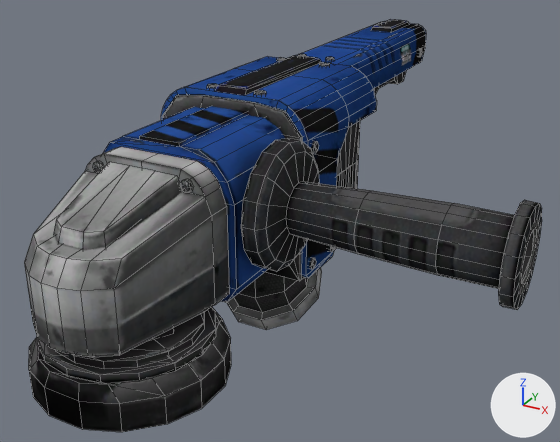
Before and after pictures for a commit that changed the Blender file ConcreteTool.blend.
Rendered twice from a 50 mm lens placed at (0.212, -0.474, 0.246), pointed at (-0.04, -0.015, 0.017). Lighting does not change. The marker at lower right points along +X, +Y and +Z. Mesh edges are drawn as thin lines.

Names of what the first picture shows: 'AngleGrinder'.
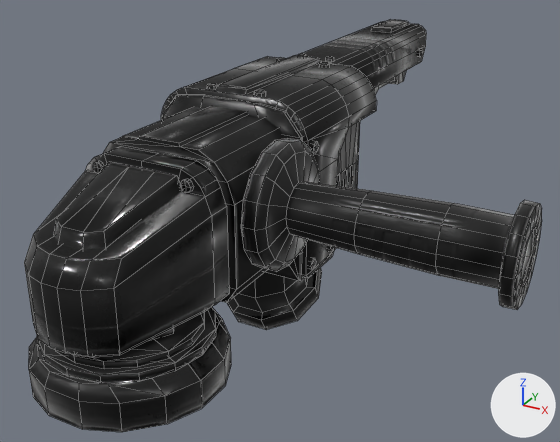
Boxes [x1, y1, x2, y2] around the edits, measured in the pictures (560 x 442 px):
'AngleGrinder', surface changed
    both: [24, 20, 542, 432]

Edits to the bpy script that builds the scene:
```text
Change mat_material:
    remove # nodes: Group x2, MixShader, OutputMaterial, RGB, TexImage x5, Value x2
    remove # colours: white #ffffff
    nodes: Group x2, MixShader, OutputMaterial, RGB, TexImage x3, Value x2
    colours: white #ffffff, grey #bcbcbc, blue #bcbcff
    remove # uses the picture img_tool_de_dds
    remove # uses the picture img_tool_ns_dds
```
